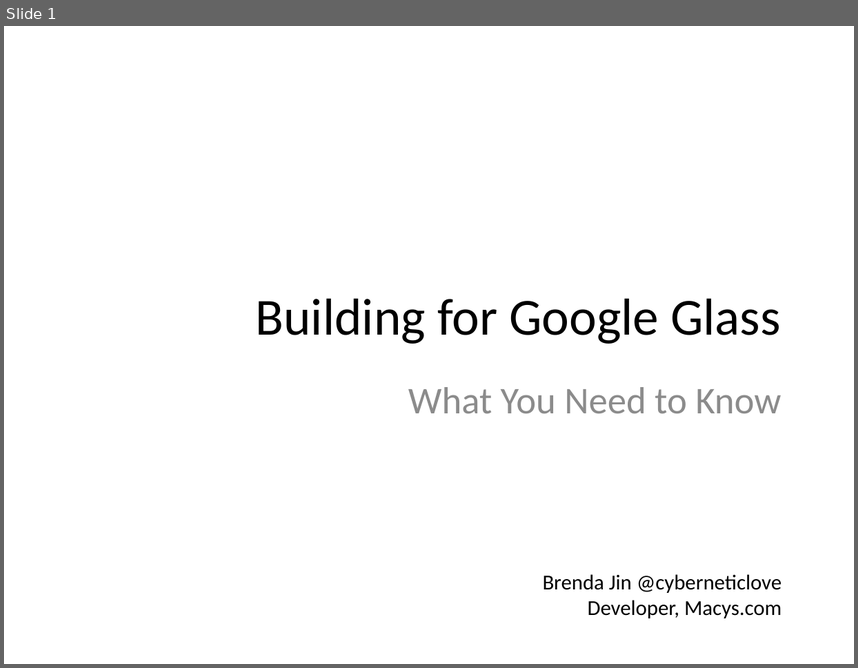
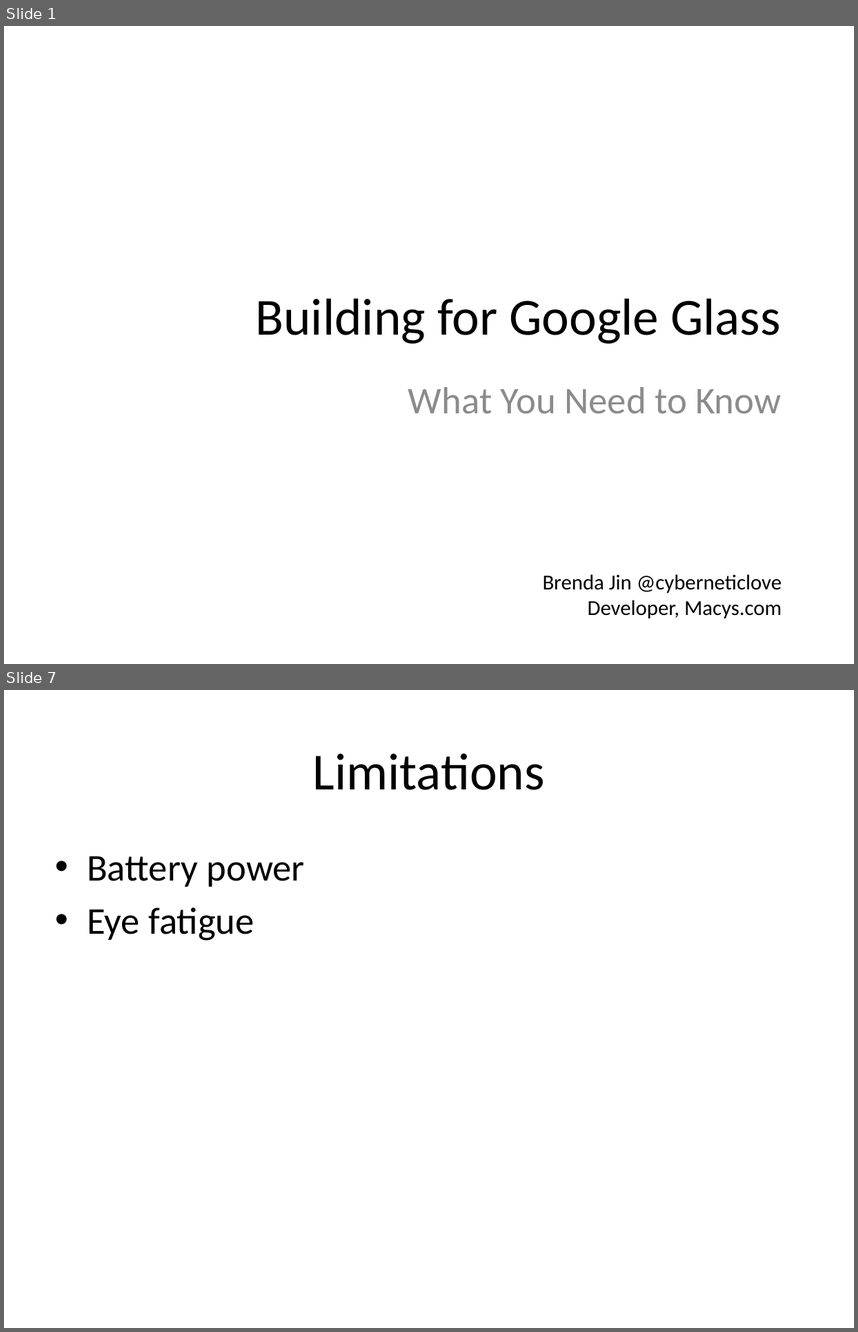
Before and after one commit to brendajin/presentations, a slide deck: Apigee_Glass.pptx. Shown one above the other, each under a label of ours: slide 1 before the commit, slides 1 and 7 after it; the slides between them are not shown. The pictures are 858x668 and 858x1332 pixels, drawn with LibreOffice and Linux fonts; fonts in the diff are those of the drawing. Boxes give left, top, right and bottom in pixels: in the first picture for what was removed or moved away, otherwise in the second. Text is boxed around its words. In the diff, an @@ line names an element or a change of style, - is before the commit and + after.

```diff
--- a/Apigee_Glass.pptx
+++ b/Apigee_Glass.pptx
@@ slide 7 added at box(4, 690, 854, 1328), background #FFFFFF @@
@@ title added at box(312, 753, 544, 790), 44 pt, text #000000 @@
+Limitations
@@ text added at box(87, 856, 305, 940), 32 pt, text #000000 @@
+• Battery power
+• Eye fatigue
```
Also in this commit, not shown: 6 other slides added.
